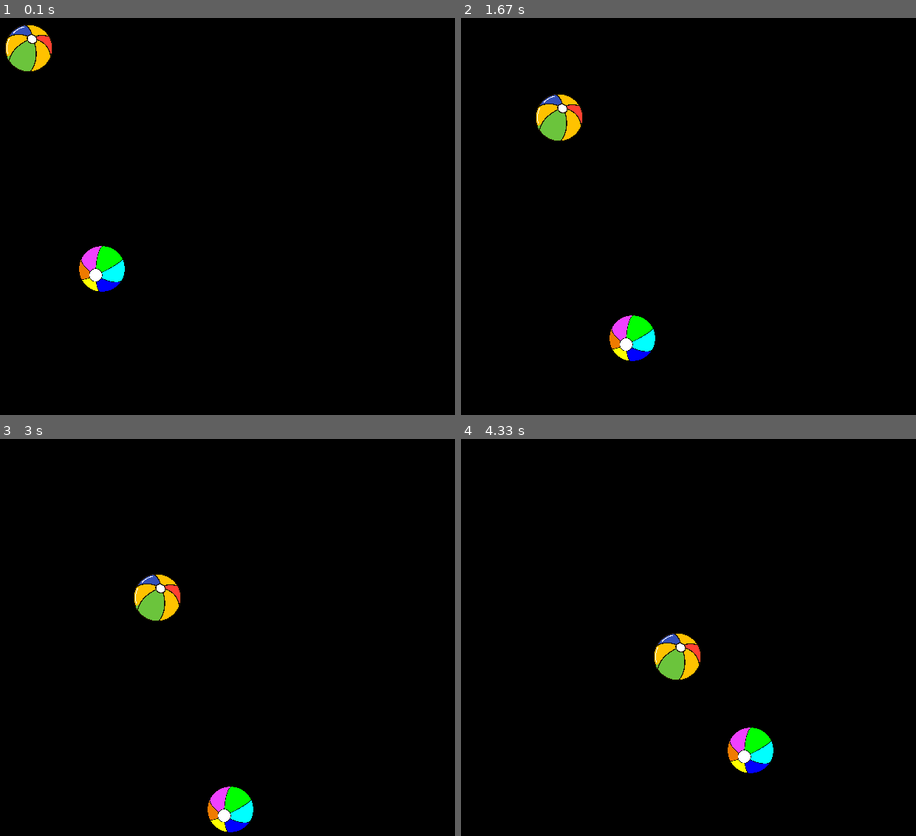
Above: before the commit, frames 1-4 (two rows, left to right).
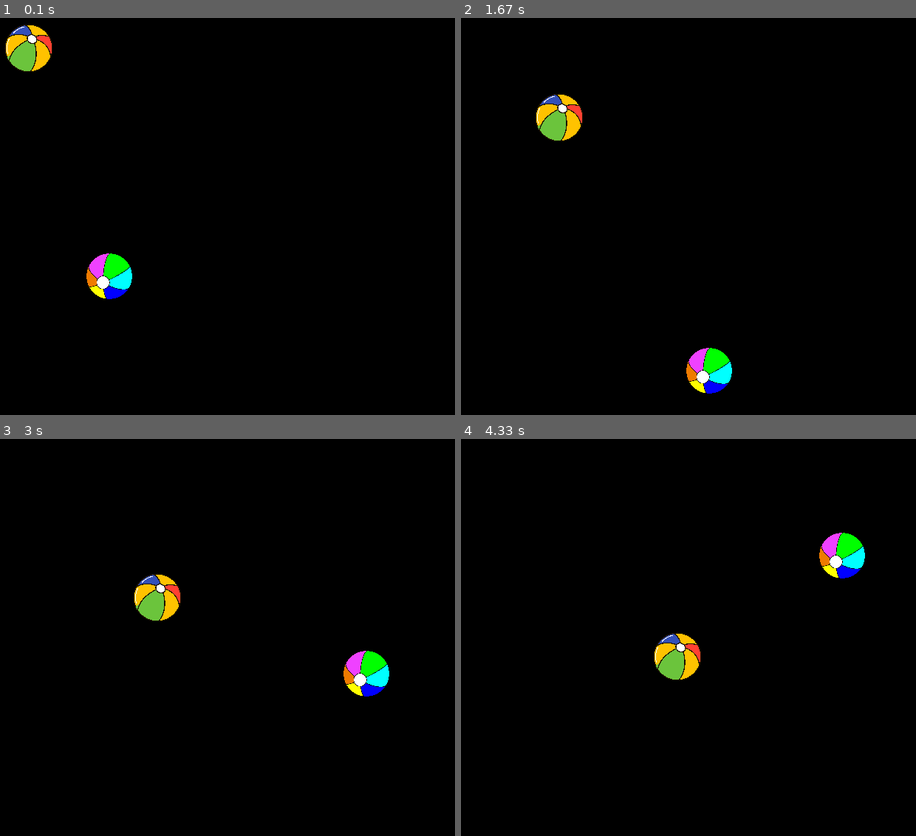
Above: after the commit, the same moments.

Repository: Jethet/python-games
Game: pygame game, started from bouncing_ball/bounceball.py
The game is run twice, just before and just after one commit, with the same random seed, the same clock (stepped at 60 frames per second) and the same inputs.
Inputs:
- Up to frame 1 (0.1 s): no input
- Up to frame 2 (1.67 s): no input
- Up to frame 3 (3 s): no input
- Up to frame 4 (4.33 s): no input

The runs differ from the first frame. In frame 1, 0.9% of the frame differs, in the area x 17-30%, y 57-71%; in frame 2, 1.7%, in the area x 32-60%, y 74-95%; in frame 3, 1.7%; in frame 4, 1.7%.

Commit message:
Improve speed result

Diff:
--- a/bouncing_ball/bounceball.py
+++ b/bouncing_ball/bounceball.py
@@ -4,7 +4,7 @@
 
 size = width, height = 620, 540
 speed1 = [1.5, 1.5]
-speed2 = [1, 1]
+speed2 = [2, 2]
 black = 0, 0, 0
 
 screen = pygame.display.set_mode(size)
